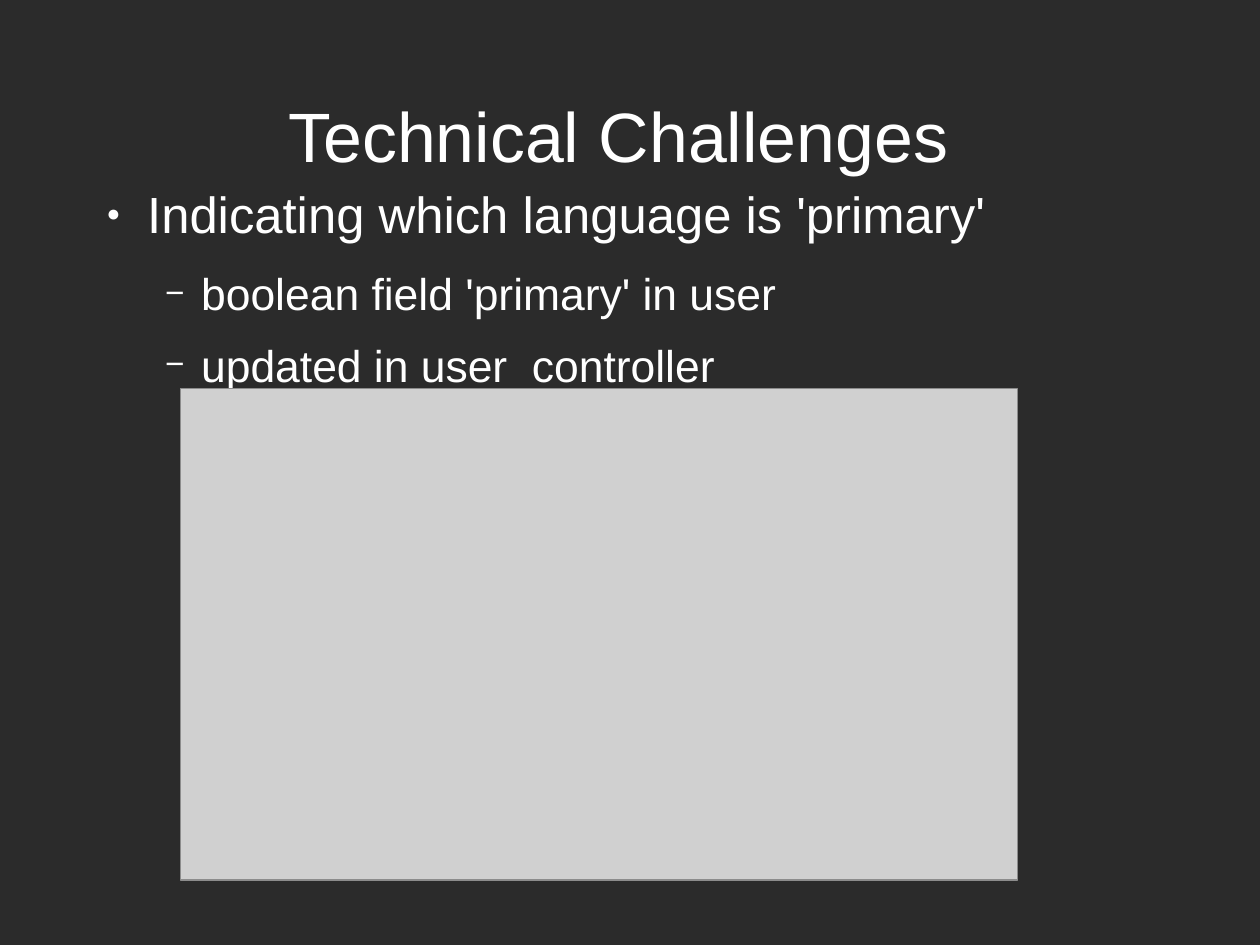
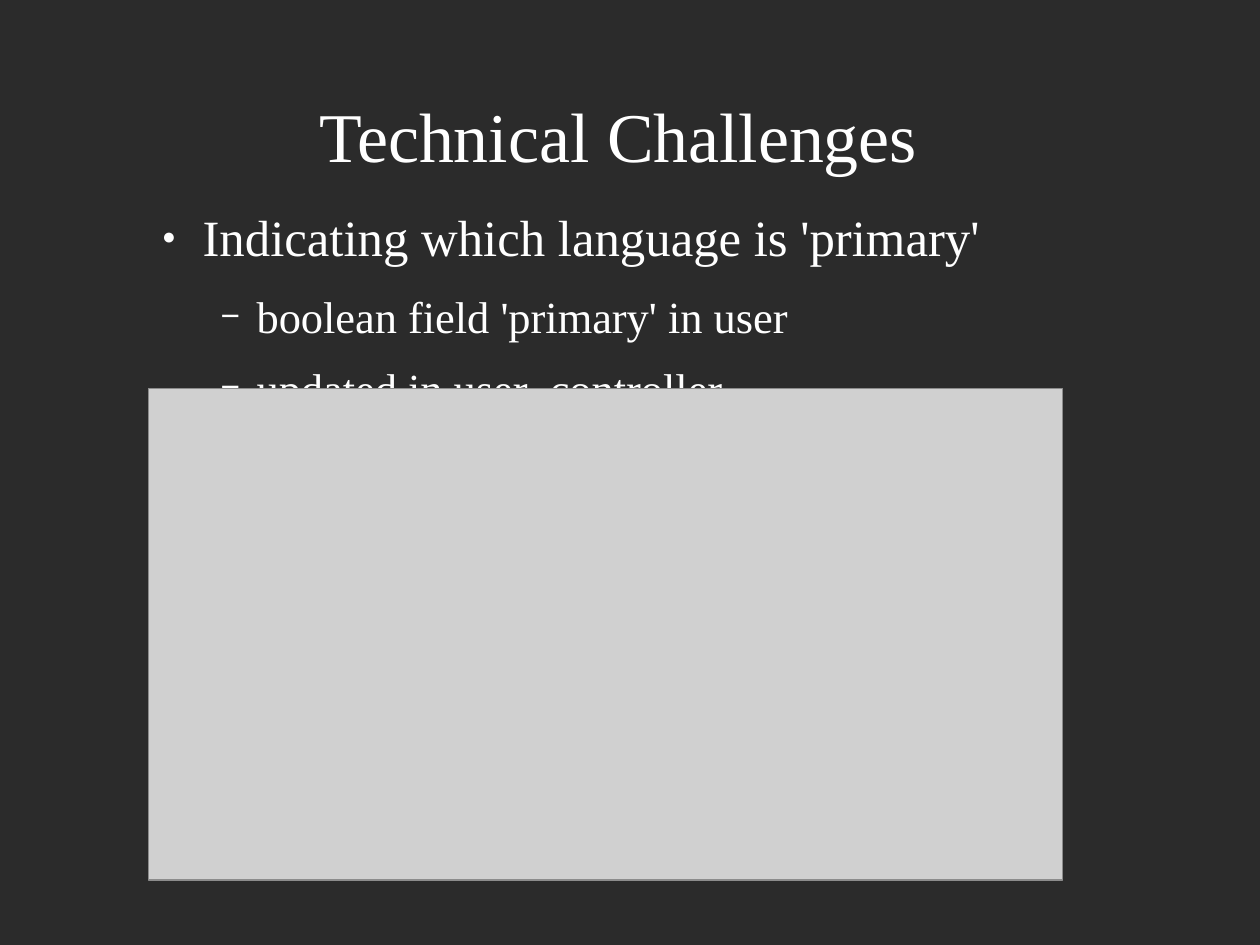
Before and after one commit to gduck/Project1, a slide deck: slide 6 of slides.odp (slide 3 before the commit). Drawn at 1260x945 pixels with LibreOffice and Linux fonts; fonts in the diff are those of the drawing; grey boxes stand for pictures; background and template pictures are left out; a plain dark background stands for a picture behind light text. Boxes give left, top, right and bottom in pixels: in the first picture for what was removed or moved away, otherwise in the second. Text is boxed around its words. In the diff, an @@ line names an element or a change of style, - is before the commit and + after.

```diff
--- a/slides.odp
+++ b/slides.odp
@@ title "Technical Challenges" at box(319, 113, 917, 175): font Arial to Times New Roman @@
@@ text "Indicating which language is 'primary'" at box(203, 220, 979, 389): font Arial to Times New Roman @@
@@ text "Indicating which language is 'primary'": place and size @@
-text "Indicating which language is 'primary'" at box(147, 196, 985, 391)
+text "Indicating which language is 'primary'" at box(203, 220, 979, 389)
@@ picture: place and size @@
-picture at box(181, 389, 1018, 880)
+picture at box(149, 389, 1063, 880)
```
Also in this commit, not shown: 5 other slides changed, 1 slide added, 1 slide removed, 1 other file.
